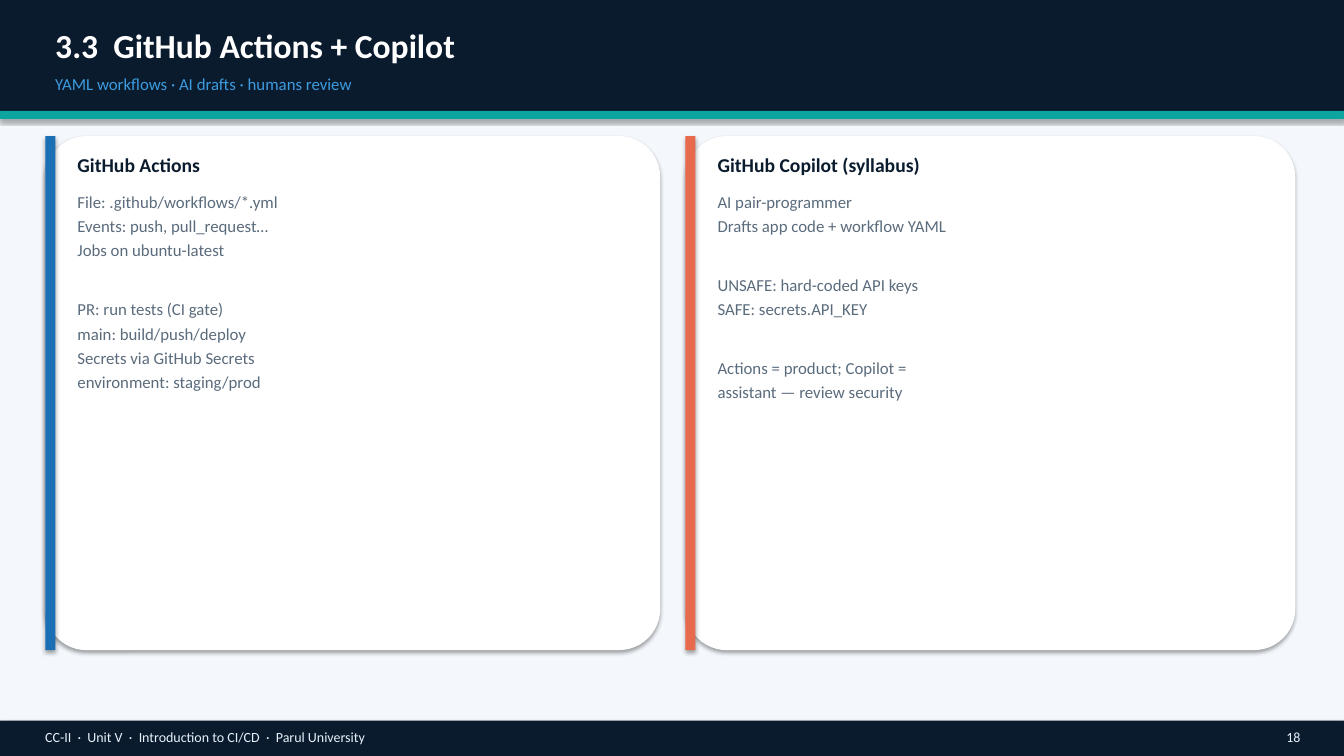
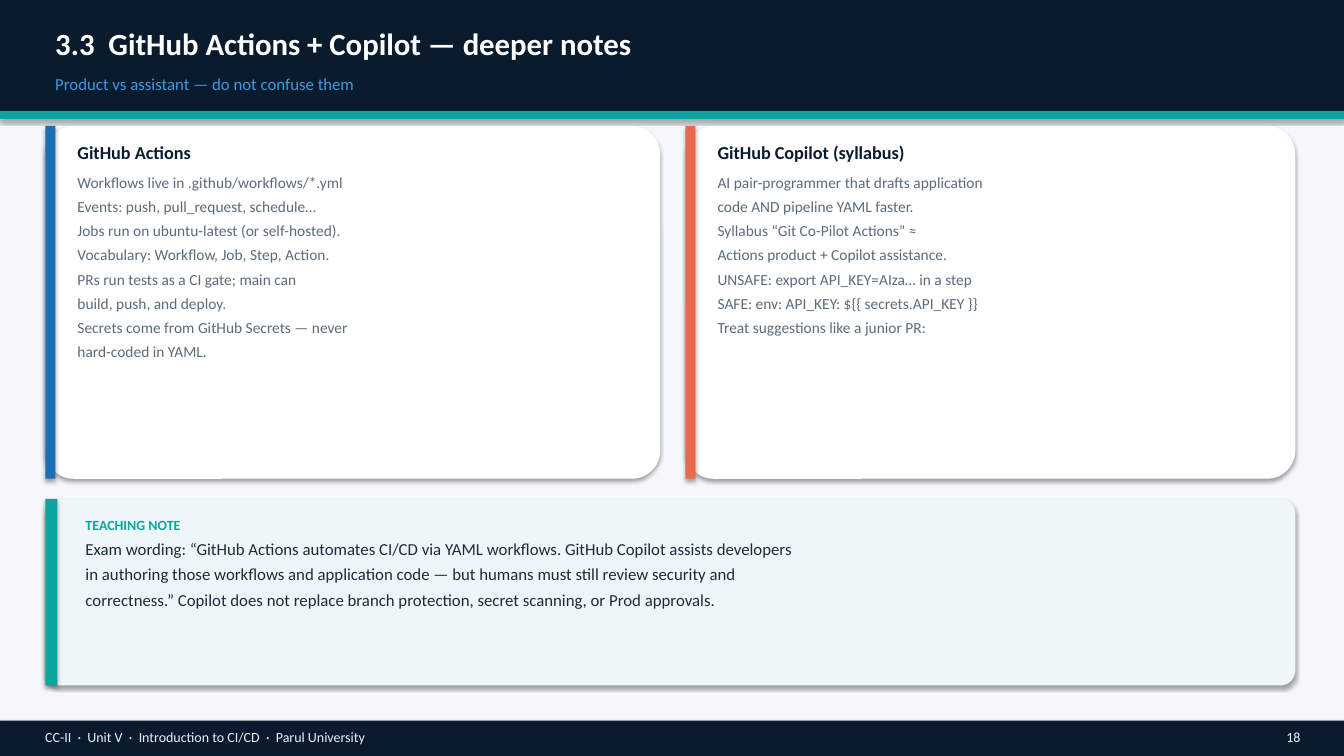
Before and after one commit to professorbhakta/cloud-II, a slide deck: slide 18 of ppt/CC-II-Unit-V-Introduction-to-CI-CD.pptx. Drawn at 1344x756 pixels with LibreOffice and Linux fonts; fonts in the diff are those of the drawing. Boxes give left, top, right and bottom in pixels: in the first picture for what was removed or moved away, otherwise in the second. Text is boxed around its words. In the diff, an @@ line names an element or a change of style, - is before the commit and + after.

```diff
--- a/ppt/CC-II-Unit-V-Introduction-to-CI-CD.pptx
+++ b/ppt/CC-II-Unit-V-Introduction-to-CI-CD.pptx
@@ text at bbox=[55, 33, 631, 60]: text changed; size 24 to 22 pt @@
-3.3 GitHub Actions + Copilot
+3.3 GitHub Actions + Copilot — deeper notes
@@ text at bbox=[55, 78, 354, 90]: text changed @@
-YAML workflows · AI drafts · humans review
+Product vs assistant — do not confuse them
@@ rounded rectangle: place and size @@
-rounded rectangle at bbox=[45, 136, 660, 650]
+rounded rectangle at bbox=[45, 126, 660, 479]
@@ rectangle: place and size @@
-rectangle at bbox=[45, 136, 55, 650]
+rectangle at bbox=[45, 126, 55, 479]
@@ text "GitHub Actions": place and size @@
-text "GitHub Actions" at bbox=[77, 158, 199, 172]
+text "GitHub Actions" at bbox=[77, 146, 191, 159]
@@ text "GitHub Actions" at bbox=[77, 146, 191, 159]: size 14 to 13 pt; more space between paragraphs @@
@@ rounded rectangle: place and size @@
-rounded rectangle at bbox=[686, 136, 1296, 650]
+rounded rectangle at bbox=[686, 126, 1296, 479]
@@ rectangle: place and size @@
-rectangle at bbox=[686, 136, 696, 650]
+rectangle at bbox=[686, 126, 696, 479]
@@ text "GitHub Copilot (syllabus)" at bbox=[718, 145, 904, 162]: size 14 to 13 pt; more space between paragraphs @@
@@ text "GitHub Copilot (syllabus)": place and size @@
-text "GitHub Copilot (syllabus)" at bbox=[718, 157, 919, 175]
+text "GitHub Copilot (syllabus)" at bbox=[718, 145, 904, 162]
@@ text at bbox=[77, 177, 348, 357]: text changed; size 12 to 11 pt @@
-File: .github/workflows/*.yml
-Events: push, pull_request…
-Jobs on ubuntu-latest
-PR: run tests (CI gate)
-main: build/push/deploy
-Secrets via GitHub Secrets
-environment: staging/prod
+Workflows live in .github/workflows/*.yml
+Events: push, pull_request, schedule…
+Jobs run on ubuntu-latest (or self-hosted).
+Vocabulary: Workflow, Job, Step, Action.
+PRs run tests as a CI gate; main can
+build, push, and deploy.
+Secrets come from GitHub Secrets — never
+hard-coded in YAML.
@@ text at bbox=[718, 177, 982, 336]: text changed; size 12 to 11 pt @@
-AI pair-programmer
-Drafts app code + workflow YAML
-UNSAFE: hard-coded API keys
-SAFE: secrets.API_KEY
-Actions = product; Copilot =
-assistant — review security
+AI pair-programmer that drafts application
+code AND pipeline YAML faster.
+Syllabus “Git Co-Pilot Actions” ≈
+Actions product + Copilot assistance.
+UNSAFE: export API_KEY=AIza… in a step
+SAFE: env: API_KEY: ${{ secrets.API_KEY }}
+Treat suggestions like a junior PR:
@@ rounded rectangle added at bbox=[45, 499, 1296, 686], fill #EEF6FA @@
@@ rectangle added at bbox=[45, 499, 57, 686], fill #0DA5A0 @@
@@ text added at bbox=[85, 521, 792, 609], 12 pt, text #1C2B3A @@
+TEACHING NOTE
+Exam wording: “GitHub Actions automates CI/CD via YAML workflows. GitHub Copilot assists developers
+in authoring those workflows and application code — but humans must still review security and
+correctness.” Copilot does not replace branch protection, secret scanning, or Prod approvals.
```
Also in this commit, not shown: 34 other slides changed, 2 slides added, 2 slides removed, 1 other file.
